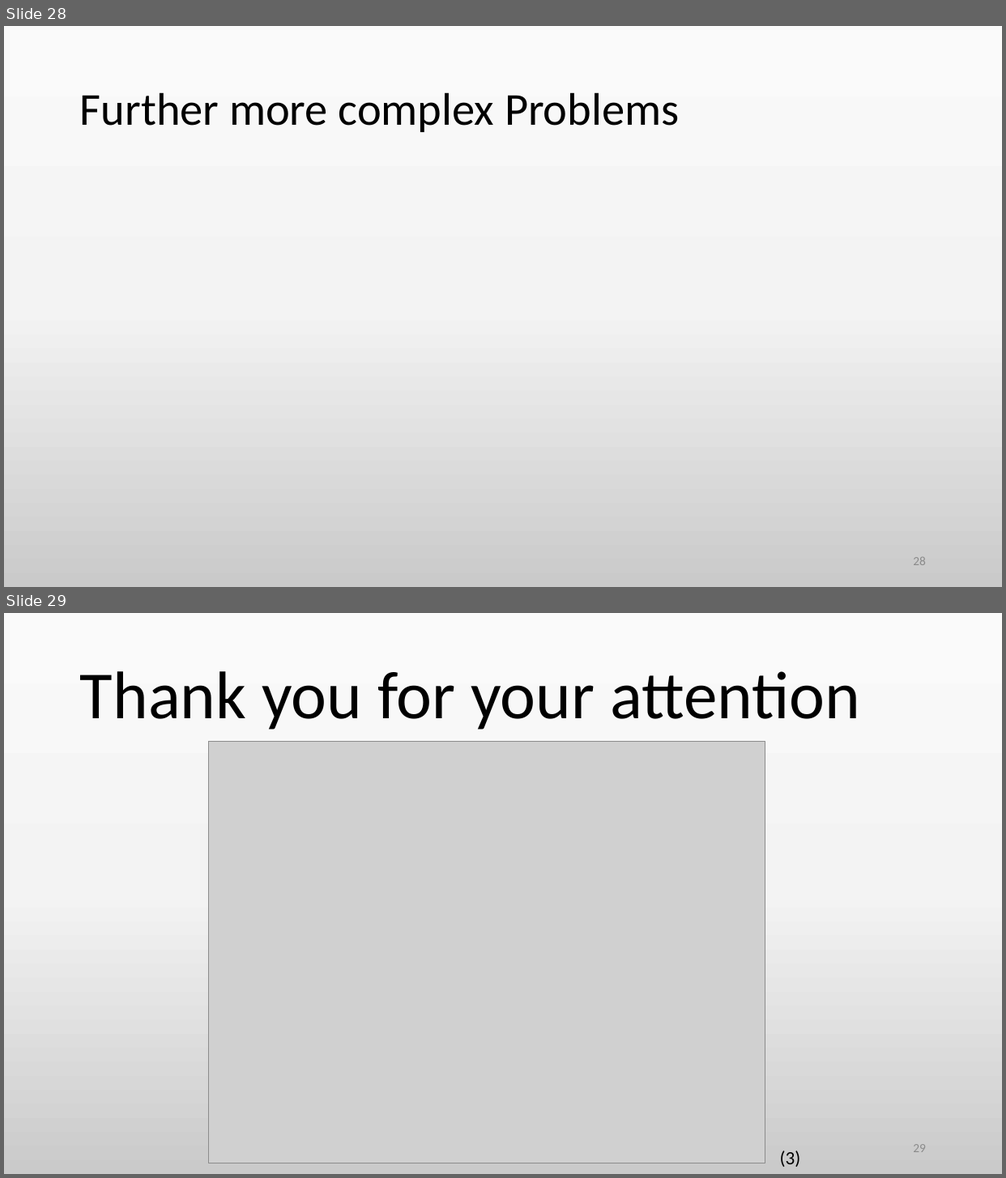
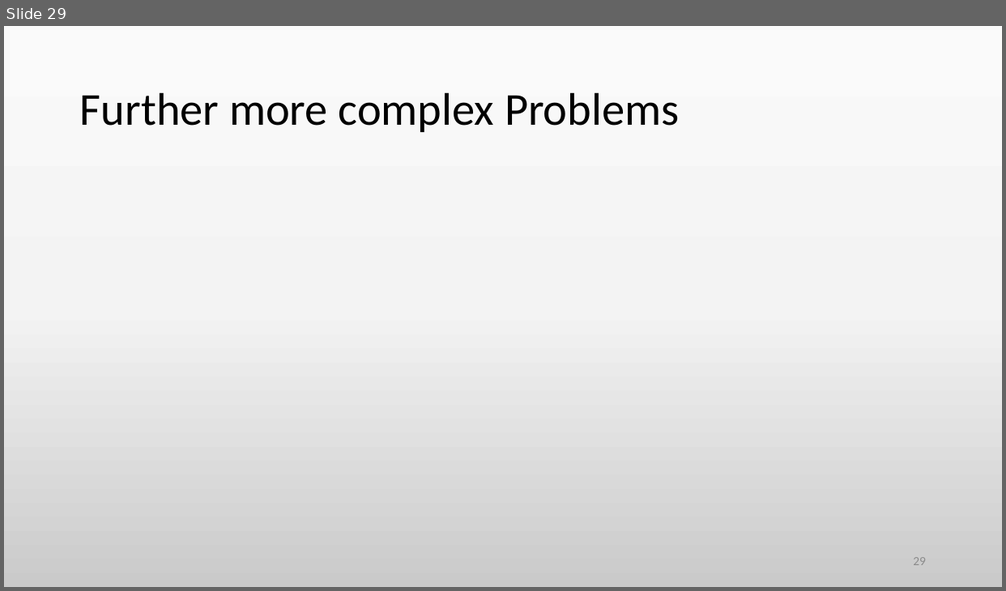
Before and after one commit to jzimm24/CompPhys2425, a slide deck: tsp_Vortrag.pptm. Shown one above the other, each under a label of ours: slides 28 and 29 before the commit, slide 29 after it. The pictures are 1006x1178 and 1006x591 pixels, drawn with LibreOffice and Linux fonts; fonts in the diff are those of the drawing; grey boxes stand for pictures. Boxes give left, top, right and bottom in pixels: in the first picture for what was removed or moved away, otherwise in the second. Text is boxed around its words. In the diff, an @@ line names an element or a change of style, - is before the commit and + after.

```diff
--- a/tsp_Vortrag.pptm
+++ b/tsp_Vortrag.pptm
@@ slide 29 removed at <box>4,613,1002,1174</box>, background gradient #FBFBFB to #F4F4F4 to #CBCBCB @@
@@ title removed at <box>80,671,860,730</box> @@
-Thank you for your attention
@@ picture removed at <box>209,741,765,1163</box> @@
@@ page number removed at <box>913,1144,926,1152</box> @@
-29
@@ text removed at <box>780,1151,801,1167</box> @@
-(3)
@@ what was slide 28 is now slide 29 @@
@@ page number at <box>913,557,926,565</box>: text changed @@
-28
+29
```
Also in this commit, not shown: 11 slides changed, 2 slides added, 1 other file.
